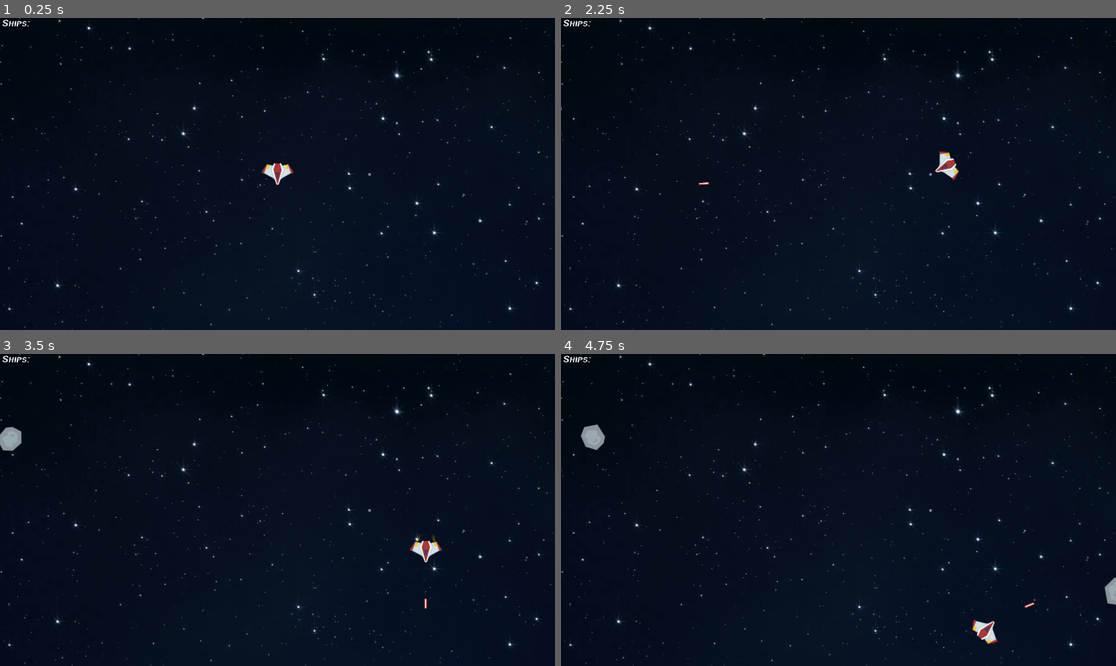
Above: before the commit, frames 1-4 (two rows, left to right).
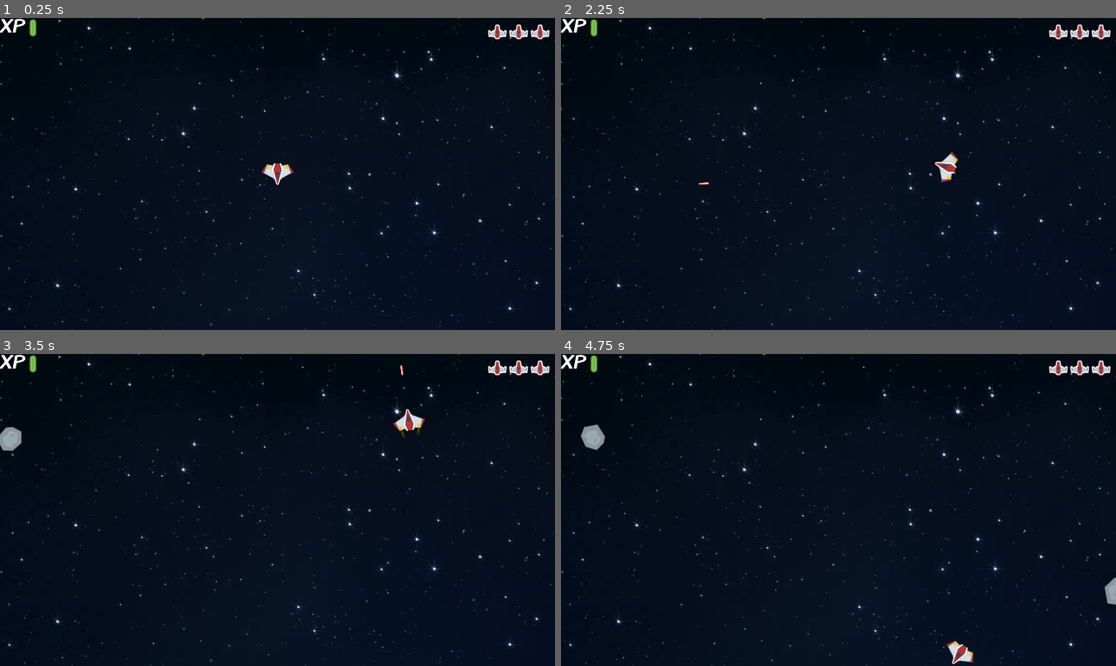
Above: after the commit, the same moments.

Repository: TheScogg/GodotAsteroids
Game: Godot game, scene res://Scenes/Main.tscn
Same seed, same stepped clock (60 frames per second), same inputs: the game is played once before the commit and once after it.
Inputs:
- Up to frame 1 (0.25 s): no input
- Up to frame 2 (2.25 s): tap Enter at 0.5 s; hold Right (ui_right) 0.53-1.28 s; tap Space (ui_select) at 0.77, 1.52 s; hold Down (ui_down) 1.28-2.03 s; hold Right (ui_right) from 2.03 s (still down)
- Up to frame 3 (3.5 s): release Right (ui_right) at 2.78 s; hold Up (ui_up) from 2.78 s (still down); tap Space (ui_select) at 3.02 s
- Up to frame 4 (4.75 s): release Up (ui_up) at 3.53 s; hold Left (ui_left) from 3.53 s (still down); tap Space (ui_select) at 3.77, 4.52 s

The runs differ from the first frame. In frame 1, 0.5% of the frame differs, in the area x 0-100%, y 0-7%; in frame 2, 0.8%; in frame 3, 1.0%, in the area x 0-100%, y 0-82%; in frame 4, 1.0%.

Commit message:
lives icons and health bar functional

Diff:
--- a/Scenes/Bullet.gd
+++ b/Scenes/Bullet.gd
@@ -11,7 +11,9 @@
 
 func _ready():
 	motion = Vector2(-sin(rotation), cos(rotation))
-	print(get_node("Sprite").texture)
+
+
+
 	if (get_node("Sprite").texture == bulletHitTex):
 		set_physics_process(true)
 	else:
@@ -21,7 +23,7 @@
 		xTimer.wait_time = .1
 		xTimer.connect("timeout",self,"_on_timer_timeout")
 		xTimer.start()
-#		emit_signal("timeout")
+#
 
 func _physics_process(delta):
 	position = position + (motion * delta * bulletSpeed)
--- a/Scenes/Bullet.tscn
+++ b/Scenes/Bullet.tscn
@@ -9,7 +9,7 @@
 radius = 10.0
 height = 20.0
 
-[node name="Bullet" type="KinematicBody2D" index="0"]
+[node name="Bullet" type="KinematicBody2D"]
 
 input_pickable = false
 collision_layer = 2
--- a/Scenes/Main.gd
+++ b/Scenes/Main.gd
@@ -1,19 +1,51 @@
 extends Node2D
 
-var LivesLabel
+var health = 100
+
+#******* DO THIS 01/13/17
+#Link up with dynamically created Lives nodes
+var startingLives = 3
+
 
 var damageDict = {}
-var lives = 8
+export (int) var lives = 3
 var damage
+export (int) var damageMultiplier = 40
+
+signal killed
+var ui
+
+
 
 func _ready():
-	LivesLabel = get_node("CanvasLayer/Control/LivesLabel")
+	set_physics_process(true)
+	connect_signals()
 
-	set_physics_process(true)
+func _physics_process(delta):
+	get_node("CanvasLayer/UI/XPContainer/ProgressHealth").value = health
+
+	if (lives <= 0):
+		get_tree().change_scene("res://Scenes/Main.tscn")
+
+func connect_signals():
+	ui = get_node("CanvasLayer/UI")
+	self.connect("killed", ui, "_on_killed")
+	####
 
 
-func _physics_process(delta):
-	pass
+
+func gameOver():
+	get_tree().change_scene("res://path/to/scene.scn")
+
+
+func playerKilled():
+	lives -= 1
+	emit_signal("killed")
+	health = 100
+
+	if (lives <= 0):
+		gameOver()
+
 
 
 func _player_hit(size):
@@ -24,5 +56,7 @@
 	if (size == "Small"):
 		damage = .25
 
-	LivesLabel.text = String(lives)
-	lives = lives - damage
+	health -= damage * damageMultiplier
+	print (health)
+	if (health <= 0):
+		playerKilled()
--- a/Scenes/Main.tscn
+++ b/Scenes/Main.tscn
@@ -1,24 +1,30 @@
-[gd_scene load_steps=7 format=2]
+[gd_scene load_steps=11 format=2]
 
 [ext_resource path="res://Scenes/Main.gd" type="Script" id=1]
 [ext_resource path="res://Assets/moving-through-stars-in-space_-1zccenlb__F0000.png" type="Texture" id=2]
-[ext_resource path="res://Assets/Fonts/SF Atarian System Extended Italic.ttf" type="DynamicFontData" id=3]
-[ext_resource path="res://Scenes/AsteroidSpawn.tscn" type="PackedScene" id=4]
-[ext_resource path="res://Scenes/Player.tscn" type="PackedScene" id=5]
+[ext_resource path="res://Scenes/UI.gd" type="Script" id=3]
+[ext_resource path="res://Assets/Fonts/SF Atarian System Extended Italic.ttf" type="DynamicFontData" id=4]
+[ext_resource path="res://Assets/UI/progress_redBorder.png" type="Texture" id=5]
+[ext_resource path="res://Assets/UI/progress_greenBorder.png" type="Texture" id=6]
+[ext_resource path="res://Assets/Space shooter assets (300 assets)/PNG/UI/playerLife1_red.png" type="Texture" id=7]
+[ext_resource path="res://Scenes/AsteroidSpawn.tscn" type="PackedScene" id=8]
+[ext_resource path="res://Scenes/Player.tscn" type="PackedScene" id=9]
 
 [sub_resource type="DynamicFont" id=1]
 
 size = 33
 use_mipmaps = false
 use_filter = false
-font_data = ExtResource( 3 )
+font_data = ExtResource( 4 )
 _sections_unfolded = [ "Extra Spacing", "Font", "Settings" ]
 
-[node name="Main" type="Node2D"]
+[node name="Main" type="Node2D" index="0"]
 
 z = 1
 script = ExtResource( 1 )
 _sections_unfolded = [ "Visibility", "Z" ]
+lives = 3
+damageMultiplier = 40
 
 [node name="CanvasLayer" type="CanvasLayer" parent="." index="0"]
 
@@ -33,9 +39,9 @@
 scale = Vector2( 1.66814, 1.66814 )
 texture = ExtResource( 2 )
 region_rect = Rect2( 0, 0, 256, 256 )
-_sections_unfolded = [ "Animation", "Offset", "Region", "Transform" ]
-
-[node name="Control" type="Control" parent="CanvasLayer" index="1"]
+_sections_unfolded = [ "Animation", "Material", "Offset", "Region", "Transform", "Visibility" ]
+
+[node name="UI" type="Control" parent="CanvasLayer" index="1"]
 
 anchor_left = 0.0
 anchor_top = 0.0
@@ -45,51 +51,148 @@
 mouse_filter = 0
 size_flags_horizontal = 1
 size_flags_vertical = 1
-
-[node name="LivesLabel" type="Label" parent="CanvasLayer/Control" index="0"]
-
-anchor_left = 0.0
-anchor_top = 0.0
-anchor_right = 0.0
-anchor_bottom = 0.0
-margin_left = 8.0
-margin_top = 11.0
-margin_right = 103.0
-margin_bottom = 31.0
+script = ExtResource( 3 )
+
+[node name="XPContainer" type="HBoxContainer" parent="CanvasLayer/UI" index="0"]
+
+anchor_left = 0.0
+anchor_top = 0.0
+anchor_right = 0.0
+anchor_bottom = 0.0
+margin_right = 243.0
+margin_bottom = 34.0
+rect_scale = Vector2( 2, 2 )
+rect_pivot_offset = Vector2( 0, 0 )
+mouse_filter = 1
+size_flags_horizontal = 1
+size_flags_vertical = 1
+alignment = 0
+_sections_unfolded = [ "Anchor", "Hint", "Margin", "Rect" ]
+
+[node name="LivesLabel" type="Label" parent="CanvasLayer/UI/XPContainer" index="0"]
+
+anchor_left = 0.0
+anchor_top = 0.0
+anchor_right = 0.0
+anchor_bottom = 0.0
+margin_top = 7.0
+margin_right = 45.0
+margin_bottom = 27.0
 rect_pivot_offset = Vector2( 0, 0 )
 mouse_filter = 2
 size_flags_horizontal = 1
 size_flags_vertical = 4
 custom_fonts/font = SubResource( 1 )
-text = "Ships:"
+custom_colors/font_color = Color( 1, 0.992188, 0.992188, 1 )
+custom_colors/font_color_shadow = Color( 0, 0, 0, 1 )
+text = "XP"
 percent_visible = 1.0
 lines_skipped = 0
 max_lines_visible = -1
-_sections_unfolded = [ "custom_fonts" ]
-
-[node name="LivesContainer" type="HBoxContainer" parent="CanvasLayer/Control" index="1"]
-
-anchor_left = 0.0
-anchor_top = 0.0
-anchor_right = 0.0
-anchor_bottom = 0.0
-margin_left = 128.0
-margin_right = 290.0
+_sections_unfolded = [ "Anchor", "Grow Direction", "Hint", "Margin", "Size Flags", "custom_colors", "custom_constants", "custom_fonts" ]
+
+[node name="ProgressHealth" type="TextureProgress" parent="CanvasLayer/UI/XPContainer" index="1"]
+
+anchor_left = 0.0
+anchor_top = 0.0
+anchor_right = 0.0
+anchor_bottom = 0.0
+margin_left = 49.0
+margin_right = 65.0
+margin_bottom = 34.0
+rect_pivot_offset = Vector2( 0, 0 )
+mouse_filter = 1
+size_flags_horizontal = 1
+size_flags_vertical = 1
+min_value = 0.0
+max_value = 100.0
+step = 1.0
+page = 0.0
+value = 50.0
+exp_edit = false
+rounded = false
+texture_under = ExtResource( 5 )
+texture_over = null
+texture_progress = ExtResource( 6 )
+fill_mode = 3
+radial_fill_degrees = 360.0
+radial_center_offset = Vector2( 0, 0 )
+nine_patch_stretch = false
+_sections_unfolded = [ "Margin", "Rect", "Size Flags", "Textures", "Theme" ]
+
+[node name="LivesContainer" type="HBoxContainer" parent="CanvasLayer/UI" index="1"]
+
+anchor_left = 1.0
+anchor_top = 0.0
+anchor_right = 1.0
+anchor_bottom = 0.0
+margin_left = -504.0
+margin_top = 23.0
+margin_right = -261.0
 margin_bottom = 57.0
-rect_pivot_offset = Vector2( 0, 0 )
-mouse_filter = 1
-size_flags_horizontal = 1
-size_flags_vertical = 1
-alignment = 0
+rect_scale = Vector2( 2, 2 )
+rect_pivot_offset = Vector2( 0, 0 )
+mouse_filter = 1
+size_flags_horizontal = 1
+size_flags_vertical = 1
+alignment = 2
 _sections_unfolded = [ "Anchor", "Hint", "Margin", "Rect" ]
 
-[node name="AsteroidSpawn" parent="." index="1" instance=ExtResource( 4 )]
-
-editor/display_folded = true
-
-[node name="Player" parent="." index="2" instance=ExtResource( 5 )]
-
-editor/display_folded = true
+[node name="Lives" type="TextureRect" parent="CanvasLayer/UI/LivesContainer" index="0"]
+
+anchor_left = 0.0
+anchor_top = 0.0
+anchor_right = 0.0
+anchor_bottom = 0.0
+margin_left = 136.0
+margin_right = 169.0
+margin_bottom = 34.0
+rect_pivot_offset = Vector2( 0, 0 )
+mouse_filter = 1
+size_flags_horizontal = 1
+size_flags_vertical = 1
+texture = ExtResource( 7 )
+stretch_mode = 0
+_sections_unfolded = [ "Margin", "Material", "Visibility" ]
+
+[node name="Lives2" type="TextureRect" parent="CanvasLayer/UI/LivesContainer" index="1"]
+
+anchor_left = 0.0
+anchor_top = 0.0
+anchor_right = 0.0
+anchor_bottom = 0.0
+margin_left = 173.0
+margin_right = 206.0
+margin_bottom = 34.0
+rect_pivot_offset = Vector2( 0, 0 )
+mouse_filter = 1
+size_flags_horizontal = 1
+size_flags_vertical = 1
+texture = ExtResource( 7 )
+stretch_mode = 0
+_sections_unfolded = [ "Margin", "Material", "Visibility" ]
+
+[node name="Lives3" type="TextureRect" parent="CanvasLayer/UI/LivesContainer" index="2"]
+
+anchor_left = 0.0
+anchor_top = 0.0
+anchor_right = 0.0
+anchor_bottom = 0.0
+margin_left = 210.0
+margin_right = 243.0
+margin_bottom = 34.0
+rect_pivot_offset = Vector2( 0, 0 )
+mouse_filter = 1
+size_flags_horizontal = 1
+size_flags_vertical = 1
+texture = ExtResource( 7 )
+stretch_mode = 0
+_sections_unfolded = [ "Anchor", "Margin", "Material", "Visibility" ]
+
+[node name="AsteroidSpawn" parent="." index="1" instance=ExtResource( 8 )]
+
+[node name="Player" parent="." index="2" instance=ExtResource( 9 )]
+
 z = 1
 
 
--- a/Scenes/Player.gd
+++ b/Scenes/Player.gd
@@ -97,6 +97,9 @@
 			direction = -1
 			motion = Vector2(-sin(rotation), cos(rotation)) * SPEED * delta * direction
 
+	if (direction == -1 && !Input.is_action_pressed("ui_down")):
+		direction = 1
+
 	if (Input.is_action_pressed("ui_right")):
 		self.rotate(delta * rotateBoost * direction)
 	if (Input.is_action_pressed("ui_left")):
--- /dev/null
+++ b/Scenes/UI.gd
@@ -0,0 +1,27 @@
+extends Control
+var livesIcons
+# class member variables go here, for example:
+# var a = 2
+# var b = "textvar"
+
+func _ready():
+	# Called every time the node is added to the scene.
+	# Initialization here
+	makeLivesArray()
+	set_physics_process(true)
+
+
+func _process(delta):
+	# Called every frame. Delta is time since last frame.
+	# Update game logic here.
+	pass
+
+func makeLivesArray():
+	livesIcons = get_node("LivesContainer").get_children()
+
+func _on_killed():
+	self.get_node("LivesContainer").remove_child(livesIcons[livesIcons.size()-1])
+	livesIcons.remove(livesIcons.size() - 1)
+
+func _on_dead():
+	pass
--- a/Scenes/anAsteroid.gd
+++ b/Scenes/anAsteroid.gd
@@ -111,48 +111,45 @@
 
 ############################BEGIN COLLISION CODE############################
 ############################################################################
-func bulletHit(body):
-	hits += 1
-#		explosion = scn_explosion.instance()
-#	if body.get_name().match("Bullet"):
-	var bulletHit = bullet.instance()
-	bulletHit.position = body.position
-	bulletHit.get_node("Sprite").set_texture(bulletHitTex)
-	bulletHit.get_node("Sprite").scale = Vector2(.5,.5)
-	get_tree().get_root().get_node("Main").add_child(bulletHit)
+func playerHit():
+	pass
 
-#		body.get_node("Sprite").set_texture(bulletHitTex)
-	body.queue_free()
-
-	if (self.get_name().find("Big") != -1 && hits == 5):
-		# Spawn 2 medium asteroids after destroying large asteroid, find and play explosion animation
-		emit_signal("makeMedium", self.global_position)
-		explosion.position = self.global_position
-		explosion.get_node("AnimationExplosion").play("explode")
-		self.queue_free()
-
-	elif (self.get_name().find("Medium") != -1 && hits == 5):
-		emit_signal("makeSmall", self.global_position)
-		explosion.position = self.global_position
-		explosion.get_node("AnimationExplosion").play("explodeMedium")
-		self.queue_free()
-	elif (self.get_name().find("Small") != -1 && hits == 5):
-		explosion.position = self.global_position
-		explosion.get_node("AnimationExplosion").play("explodeSmall")
-		self.queue_free()
-
-func playerHit(body):
-	for i in sizes:
-		if (self.get_name().find(i) != -1):
-			size = i
-
-	emit_signal("playerHit", size)
 
 func _body_entered( body ):
 	if (body.get_name().find("Bullet") != -1):
-		bulletHit(body)
+		hits += 1
+#		explosion = scn_explosion.instance()
+	#	if body.get_name().match("Bullet"):
+#		var bulletHit = bullet.instance()
+#		bulletHit.position = body.position
+#		bulletHit.get_node("Sprite").set_texture(bulletHitTex)
+#		get_tree().get_root().get_node("Main").add_child(bulletHit)
+
+#		body.get_node("Sprite").set_texture(bulletHitTex)
+		body.queue_free()
+
+		if (self.get_name().find("Big") != -1 && hits == 5):
+			# Spawn 2 medium asteroids after destroying large asteroid, find and play explosion animation
+			emit_signal("makeMedium", self.global_position)
+			explosion.position = self.global_position
+			explosion.get_node("AnimationExplosion").play("explode")
+			self.queue_free()
+
+		elif (self.get_name().find("Medium") != -1 && hits == 5):
+			emit_signal("makeSmall", self.global_position)
+			explosion.position = self.global_position
+			explosion.get_node("AnimationExplosion").play("explodeMedium")
+			self.queue_free()
+		elif (self.get_name().find("Small") != -1 && hits == 5):
+			explosion.position = self.global_position
+			explosion.get_node("AnimationExplosion").play("explodeSmall")
+			self.queue_free()
 
 	elif (body.get_name().find("Player") != -1):
-		playerHit(body)
+		for i in sizes:
+			if (self.get_name().find(i) != -1):
+				size = i
+
+		emit_signal("playerHit", size)
 ############################################################################
 ############################END COLLISION CODE##############################
Binary file added: Assets/Space shooter assets (300 assets)/PNG/UI/scrollbar_metal.png
Not shown, added: Assets/Space shooter assets (300 assets)/PNG/UI/scrollbar_metal.png.import
Binary file added: Assets/UI/bannerHanging.png
Not shown, added: Assets/UI/bannerHanging.png.import
Binary file added: Assets/UI/bannerModern.png
Not shown, added: Assets/UI/bannerModern.png.import
Binary file added: Assets/UI/bannerScroll.png
Not shown, added: Assets/UI/bannerScroll.png.import
Binary file added: Assets/UI/button_metalBlank.png
Not shown, added: Assets/UI/button_metalBlank.png.import
Binary file added: Assets/UI/button_metalCircle.png
Not shown, added: Assets/UI/button_metalCircle.png.import
(and 230 more such lines)
